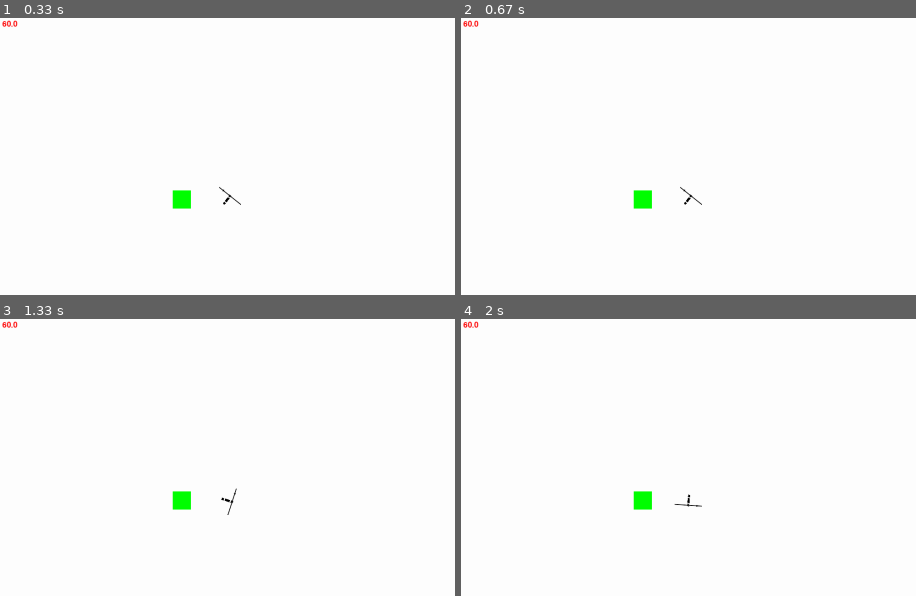
Above: before the commit, frames 1-4 (two rows, left to right).
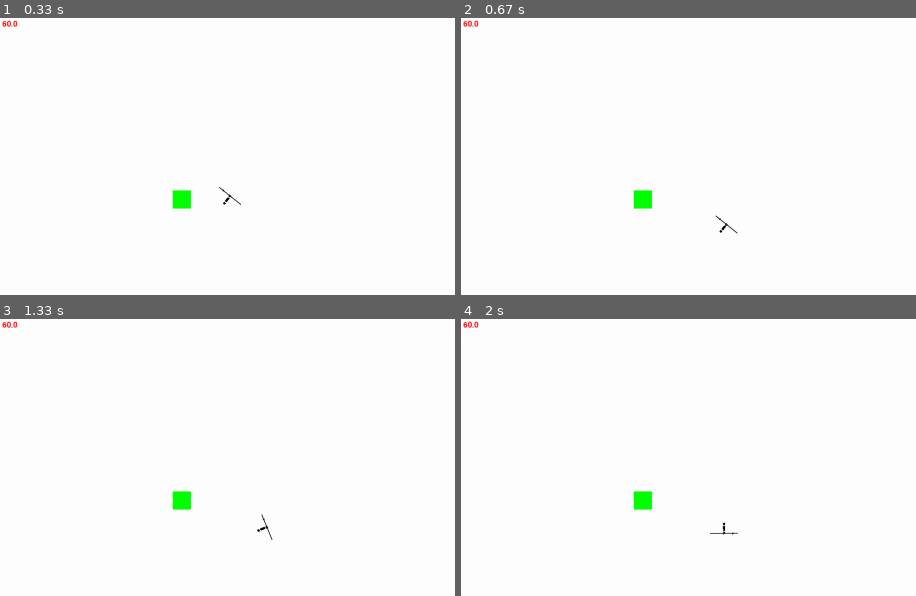
Above: after the commit, the same moments.

Repository: LeBoku/tds
Game: pygame game, started from src/tds.py
Two runs of this game, one before a commit and one after it. Both use one fixed random seed, a clock stepped at 60 frames per second and the inputs below.
Inputs (mouse positions are in pixels of both pictures, inside the frame that each line leads up to):
- Up to frame 1 (0.33 s): no input
- Up to frame 2 (0.67 s): tap Ctrl at 0.33 s
- Up to frame 3 (1.33 s): click (outside the picture) at 0.72 s; click (236, 468) at 1.05 s
- Up to frame 4 (2 s): click (879, 479) at 1.38 s; click (outside the picture) at 1.72 s

Frame 1 is identical in both runs. In frame 2, 0.1% of the frame differs, in the area x 48-61%, y 61-78%; in frame 3, 0.1%, in the area x 48-60%, y 61-81%; in frame 4, 0.1%.

Commit message:
inverted walking/running toggle; dodging experiment

Diff:
--- a/src/map/characters/playerController.py
+++ b/src/map/characters/playerController.py
@@ -5,21 +5,24 @@
 from map.characters.characterController import CharacterController
 from map.weapons import Spear
 from pygameUtil.eventHandling import EventListener, EventHandler
+
 from store import images
 from store import moveSets
+from store.types import DodgeData
 from store.enums import MoveTypes, CharacterParts, attackTypes
 
 
 class PlayerController(CharacterController):
 	def __init__(self, map):
 		super().__init__(map)
-		self.baseSpeed = 4
+		self.baseSpeed = 6
 		self.runningSpeedModificator = 2
 
 		self.eventHandler = EventHandler.get()
 		self.weapon = None
 
-		self.dodgeDistance = 100
+		self.dodgeDistance = 10
+		self.dodgeTime = 10
 
 		self.isStopingMovementAnimation = False
 
@@ -52,7 +55,7 @@
 
 		if movement.length():
 			if self.eventHandler.isKeyDown(pygame.locals.K_LSHIFT):
-				speed = self.baseSpeed * self.runningSpeedModificator
+				speed = self.baseSpeed / self.runningSpeedModificator
 			else:
 				speed = self.baseSpeed
 
@@ -139,13 +142,18 @@
 				move.listenForEnd(lambda: move.start())
 
 	def registerDodging(self):
-		# @EventListener(pygame.locals.KEYUP, key=pygame.locals.K_LSHIFT)
-		# def dodge(event):
-		# 	movement = self.getMovementVector()
-		#
-		# 	movement.scale_to_length(15)
-		# 	self.coord += movement
-		pass
+		@EventListener(pygame.locals.KEYDOWN, key=pygame.locals.K_LCTRL)
+		def dodge(event):
+			movement = self.getMovementVector()
+
+			if movement.length() == 0:
+				movement = Vector2(0, 1)
+
+			movement.scale_to_length(self.dodgeDistance)
+
+			dodgeMove = moveSets.character.dodge(self.dodgeTime, movement)
+			self.moveSetController.registerMove(MoveTypes.dodge, dodgeMove)
+			dodgeMove.start()
 
 	def setUpSubEntities(self):
 		self.moveSetController.registerMove(MoveTypes.walk, moveSets.character.walk())
--- a/src/store/enums.py
+++ b/src/store/enums.py
@@ -3,9 +3,10 @@
 
 class MoveTypes(Enum):
 	walk = 0
-	attackForward = 1
-	attackLeft = 2
-	attackRight = 3
+	dodge = 1
+	attackForward = 2
+	attackLeft = 3
+	attackRight = 4
 
 
 attackTypes = [
--- a/src/store/moveSets/_entity.py
+++ b/src/store/moveSets/_entity.py
@@ -15,12 +15,13 @@
 			return self.defaultOffset
 
 	def repeatFrame(self, count=1, vector=None, angle=None):
-		if vector is not None and angle is not None:
-			self.frames.append(Offset(Vector2(vector), angle))
-			count -= 1
+		lastOffset = self.frames[-1]
+
+		vector = vector if vector is not None else lastOffset.vector
+		angle = angle if angle is not None else lastOffset.angle
 
 		for i in range(count):
-			self.frames.append(self.frames[-1].copy())
+			self.frames.append(Offset(vector, angle))
 
 	def backToDefault(self, frameCount):
 		self.animateTo(frameCount, self.defaultOffset.vector)
--- a/src/store/moveSets/character.py
+++ b/src/store/moveSets/character.py
@@ -31,3 +31,15 @@
 	move.mileStones[Walk.halfWay] = armSwingTime * 2
 
 	return move
+
+
+def dodge(frameCount, movementVector):
+	character = Entity()
+	character.repeatFrame(frameCount, movementVector)
+
+	entities = dict()
+	entities[CharacterParts.character] = character
+
+	move = Move(entities)
+
+	return move
--- a/src/store/types/__init__.py
+++ b/src/store/types/__init__.py
@@ -1,3 +1,3 @@
 from .collision import Collison
-from .dicts import DotDict, Particle
+from .dicts import *
 from .offset import Offset
--- a/src/store/types/dicts.py
+++ b/src/store/types/dicts.py
@@ -4,6 +4,17 @@
 			setattr(self, key, value)
 
 
+class DodgeData:
+	def __init__(self, vector, frameCount):
+		self.vector = vector,
+		self.frameCount = frameCount
+		self.framesLeft = frameCount
+
+	@property
+	def isOngoing(self):
+		return self.framesLeft > 0
+
+
 class Particle:
 	def __init__(self, polygon, color):
 		self.polygon = polygon
